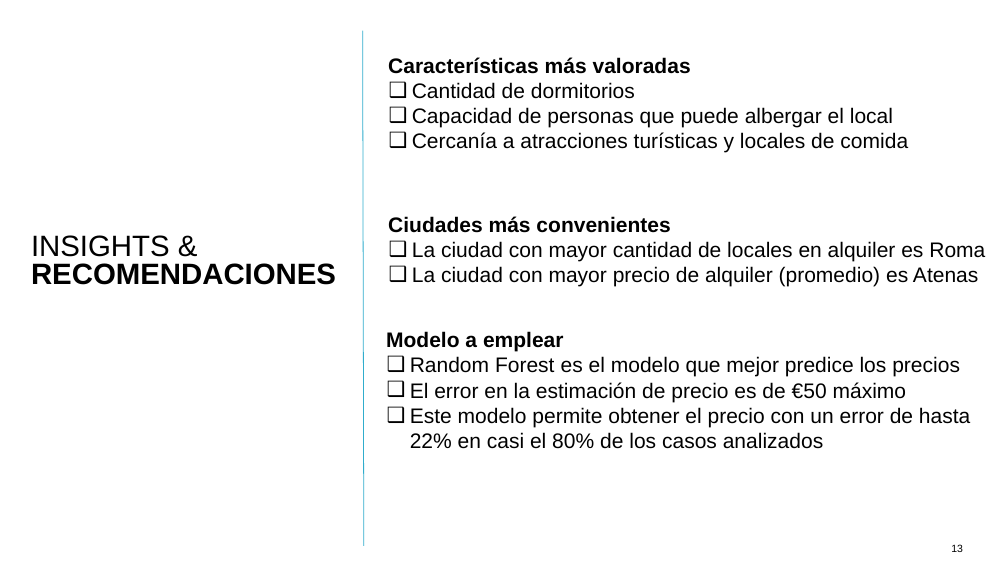
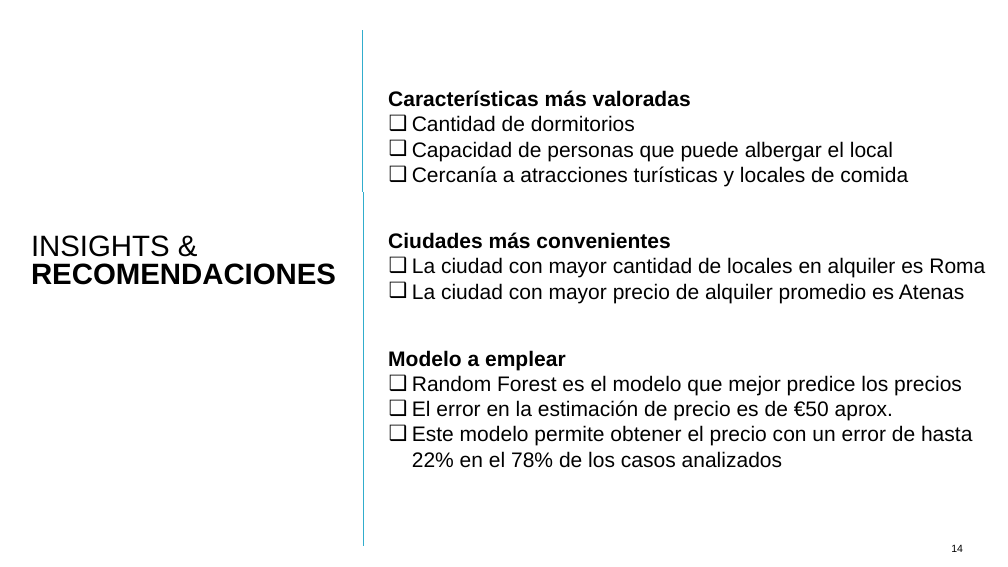
Before and after one commit to tekluis/CoderHouse, a slide deck: slide 14 of 11-PRESENTACION_TEK.pptx (slide 13 before the commit). Drawn at 1008x567 pixels with LibreOffice and Linux fonts; fonts in the diff are those of the drawing. Boxes give left, top, right and bottom in pixels: in the first picture for what was removed or moved away, otherwise in the second. Text is boxed around its words. In the diff, an @@ line names an element or a change of style, - is before the commit and + after.

```diff
--- a/11-PRESENTACION_TEK.pptx
+++ b/11-PRESENTACION_TEK.pptx
@@ text "Características más valoradas" moved from (x1=388, y1=57, x2=908, y2=153) to (x1=388, y1=90, x2=908, y2=186) @@
@@ text "Ciudades más convenientes" moved from (x1=388, y1=216, x2=985, y2=287) to (x1=388, y1=232, x2=985, y2=303) @@
@@ text at (x1=412, y1=283, x2=964, y2=303): text changed @@
-❑ La ciudad con mayor precio de alquiler (promedio) es Atenas
+❑ La ciudad con mayor precio de alquiler promedio es Atenas
@@ text "Modelo a emplear" moved from (x1=386, y1=331, x2=970, y2=449) to (x1=388, y1=350, x2=972, y2=468) @@
@@ text at (x1=412, y1=400, x2=972, y2=468): text changed @@
-❑ El error en la estimación de precio es de €50 máximo
-❑ Este modelo permite obtener el precio con un error de hasta 22% en casi el 80% de los casos analizados
+❑ El error en la estimación de precio es de €50 aprox.
+❑ Este modelo permite obtener el precio con un error de hasta 22% en el 78% de los casos analizados
@@ page number at (x1=951, y1=544, x2=963, y2=552): text changed @@
-13
+14
```
Also in this commit, not shown: 7 other slides changed, 2 slides added, 1 slide removed, 1 other file.
